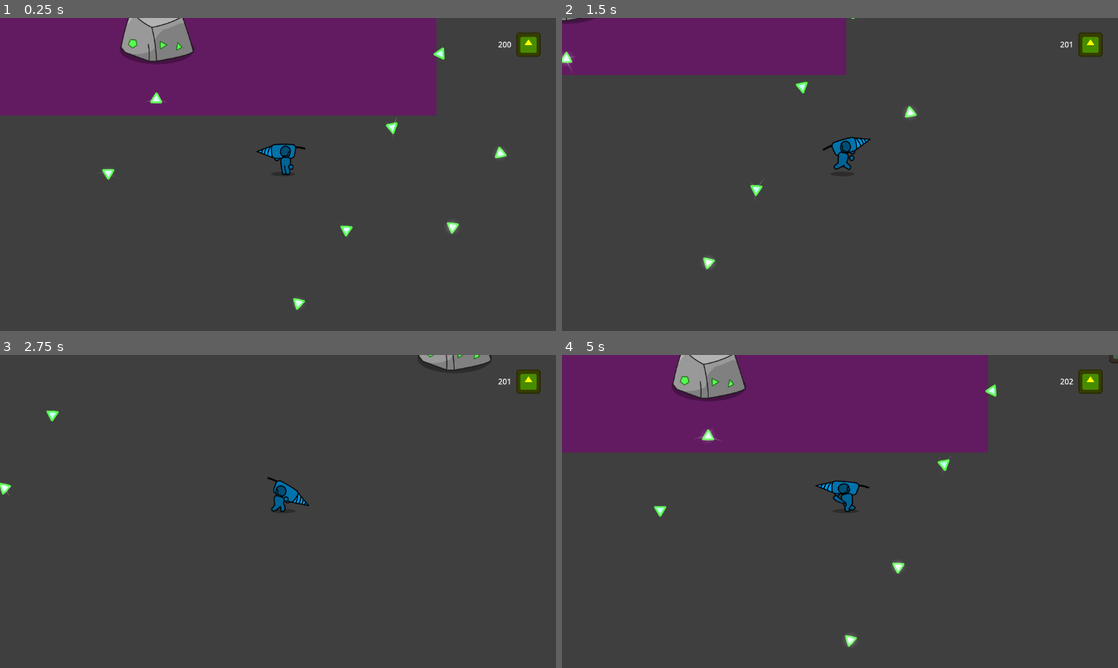
Above: before the commit, frames 1-4 (two rows, left to right).
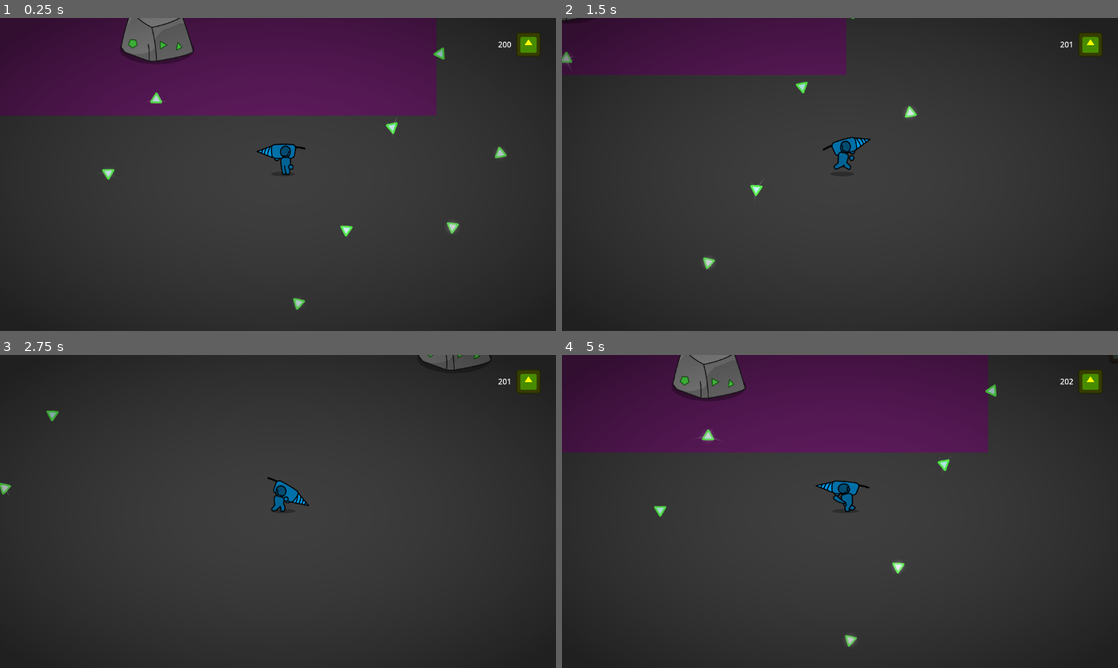
Above: after the commit, the same moments.

Repository: DeepRestGames/incremental-space-game
Game: Godot game, scene res://Scenes/Prototypes/Prototype_MainScene.tscn
The game is run twice, just before and just after one commit, with the same random seed, the same clock (stepped at 60 frames per second) and the same inputs. The engine's default icon, where the game draws it, is replaced by a stand-in: a white triangle on a blue panel in a dark square.
Inputs (mouse positions are in pixels of both pictures, inside the frame that each line leads up to):
- Up to frame 1 (0.25 s): no input
- Up to frame 2 (1.5 s): move the mouse to (962, 158) at 0.52 s; hold D (move_right) 0.53-1.28 s; hold E (interact) 0.53-1.28 s; move the mouse to (728, 190) at 1.27 s; hold S (move_down) from 1.28 s (still down); tap E (interact) at 1.35 s
- Up to frame 3 (2.75 s): move the mouse to (333, 442) at 2.02 s; release S (move_down) at 2.03 s; hold D (move_right) from 2.03 s (still down); hold E (interact) from 2.03 s (still down)
- Up to frame 4 (5 s): move the mouse to (812, 574) at 2.77 s; release D (move_right) at 2.78 s; release E (interact) at 2.78 s; hold W (move_up) 2.78-3.53 s; tap E (interact) at 2.85, 4.35 s; move the mouse to (1006, 558) at 3.52 s; hold E (interact) 3.53-4.28 s; hold A (move_left) from 3.53 s (still down); move the mouse to (673, 464) at 4.27 s

The runs differ from the first frame. In frame 1, 18% of the frame differs, in the area x 0-100%, y 0-100%; in frame 2, 13%; in frame 3, 8.2%; in frame 4, 17%.

Commit message:
vignette png in hud (temp solution)

Diff:
--- a/Scenes/UI/HUD.tscn
+++ b/Scenes/UI/HUD.tscn
@@ -1,10 +1,16 @@
-[gd_scene load_steps=4 format=3 uid="uid://beyb44q40vqlr"]
+[gd_scene load_steps=5 format=3 uid="uid://beyb44q40vqlr"]
 
-[ext_resource type="Script" uid="uid://dpykn5lx31kye" path="res://Scripts/UI/HUD/ExpeditionShipInteractionPrompt.gd" id="1_omqfp"]
+[ext_resource type="Texture2D" uid="uid://cqwlreb6f151w" path="res://Assets/Sprites/particles/Vignette.png" id="1_4bm6u"]
+[ext_resource type="Script" uid="uid://mcvf683b2t30" path="res://Scripts/UI/HUD/ExpeditionShipInteractionPrompt.gd" id="1_omqfp"]
 [ext_resource type="Texture2D" uid="uid://d3w6yyyfejaxw" path="res://icon.svg" id="2_qc5w2"]
-[ext_resource type="Script" uid="uid://cpsphmvsiuh1u" path="res://Scripts/UI/HUD/ResourceCounter.gd" id="2_xaom8"]
+[ext_resource type="Script" uid="uid://dkioq7vpu1p3l" path="res://Scripts/UI/HUD/ResourceCounter.gd" id="2_xaom8"]
 
 [node name="HUDCanvasLayer" type="CanvasLayer"]
+
+[node name="Vignette" type="Sprite2D" parent="."]
+position = Vector2(575.895, 331)
+scale = Vector2(0.617946, 0.617946)
+texture = ExtResource("1_4bm6u")
 
 [node name="HUD" type="Control" parent="."]
 layout_mode = 3
